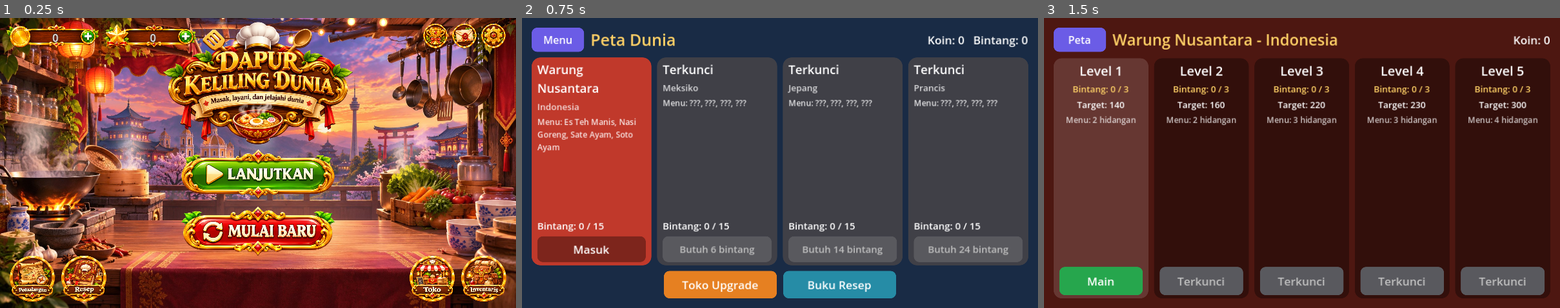
Above: before the commit, frames 1-3 (left to right).
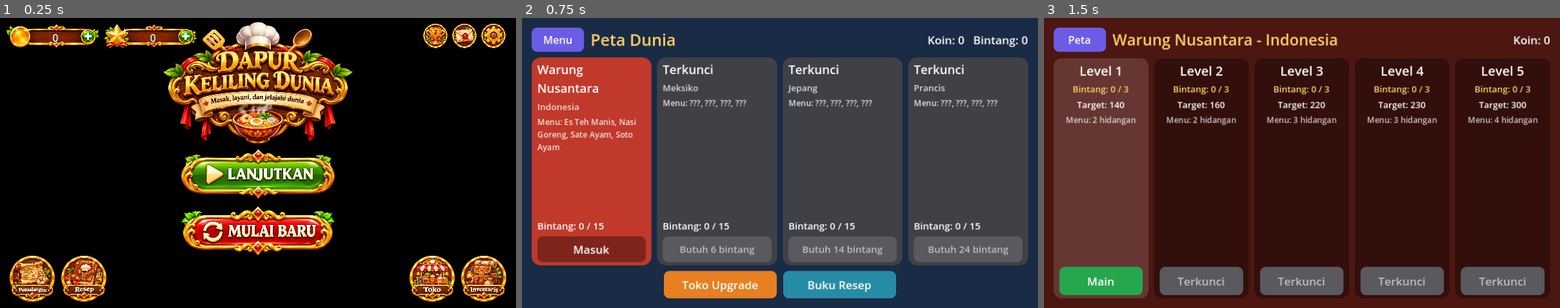
Above: after the commit, the same moments.

Repository: hadydaw/dapur-keliling-dunia
Game: Godot game, scene res://scenes/main.tscn
Same seed, same stepped clock (60 frames per second), same inputs: the game is played once before the commit and once after it. Video files are missing from this copy of the repository; at most half a second of black plays in their place.
Inputs (mouse positions are in pixels of both pictures, inside the frame that each line leads up to):
- Up to frame 1 (0.25 s): no input
- Up to frame 2 (0.75 s): click (780, 174) at 0.52 s
- Up to frame 3 (1.5 s): click "Masuk" at 1.25 s

The runs differ from the first frame. In frame 1, 75% of the frame differs, in the area x 0-100%, y 0-100%; in frame 2, nothing differs; in frame 3, nothing differs.

Commit message:
Latar menu memakai video loop (ogv), efek kode jadi cadangan
Co-Authored-By: Claude Sonnet 5.5 <noreply@anthropic.com>
Claude-Session: https://claude.ai/code/session_011EntzXR2BpcjDYDQYm7Xs9

Diff:
--- a/scripts/ui/animated_bg.gd
+++ b/scripts/ui/animated_bg.gd
@@ -3,6 +3,8 @@
 ## + efek kode (uap, kilau lentera/lampu/api). Koordinat efek dan tombol dalam koordinat gambar (0..1).
 
 const TEX := preload("res://assets/menu_bg.jpg")
+## Video latar (loop mulus, 4 detik). Bila ada, efek kode (uap/kilau) dimatikan agar tidak dobel.
+const VIDEO_PATH := "res://assets/menu_bg.ogv"
 
 const LANTERNS := [Vector2(0.142, 0.105), Vector2(0.187, 0.218)]
 const BULBS := [Vector2(0.511, 0.040), Vector2(0.565, 0.069), Vector2(0.4575, 0.085),
@@ -14,12 +16,24 @@
 var glow_tex: GradientTexture2D
 var glow_layer: Control
 var steam_nodes: Array = []
+var video: VideoStreamPlayer = null
 
 
 func _ready() -> void:
 	set_anchors_and_offsets_preset(Control.PRESET_FULL_RECT)
 	mouse_filter = Control.MOUSE_FILTER_IGNORE
 	clip_contents = true
+	if ResourceLoader.exists(VIDEO_PATH):
+		video = VideoStreamPlayer.new()
+		video.stream = load(VIDEO_PATH)
+		video.loop = true
+		video.expand = true
+		video.mouse_filter = Control.MOUSE_FILTER_IGNORE
+		add_child(video)
+		video.play()
+		resized.connect(_layout_video)
+		_layout_video()
+		return
 	glow_tex = GradientTexture2D.new()
 	glow_tex.fill = GradientTexture2D.FILL_RADIAL
 	glow_tex.fill_from = Vector2(0.5, 0.5)
@@ -84,12 +98,20 @@
 	return Rect2(a, b - a)
 
 
+func _layout_video() -> void:
+	var r := image_rect()
+	video.position = r.position
+	video.size = r.size
+
+
 func _layout_steam() -> void:
 	for i in steam_nodes.size():
 		steam_nodes[i].position = to_screen(STEAM[i])
 
 
 func _process(delta: float) -> void:
+	if video != null:
+		return
 	t += delta
 	queue_redraw()
 	glow_layer.queue_redraw()
Not shown, added: assets/menu_bg.ogv
Not shown, changed: docs/CHANGELOG.md
